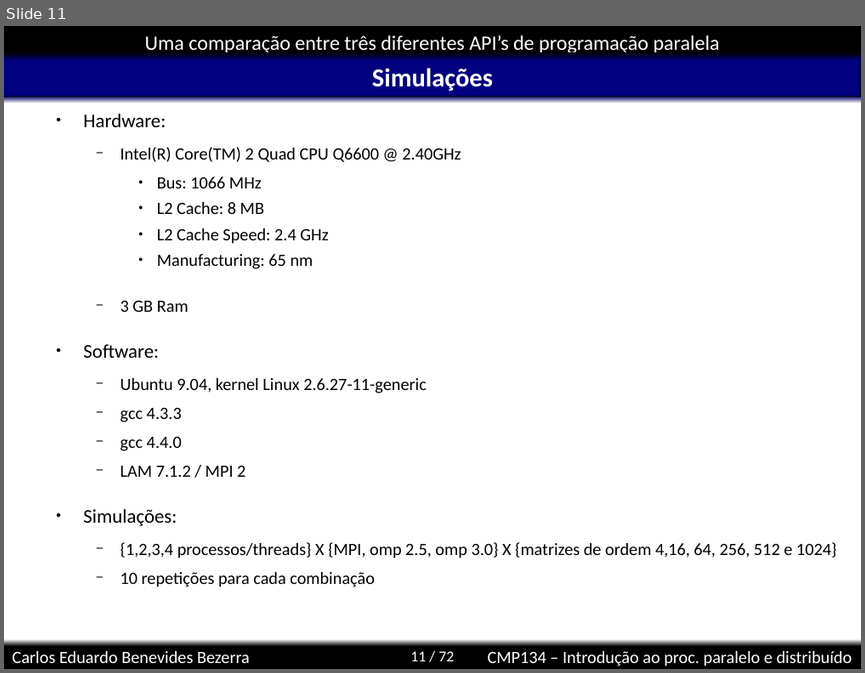
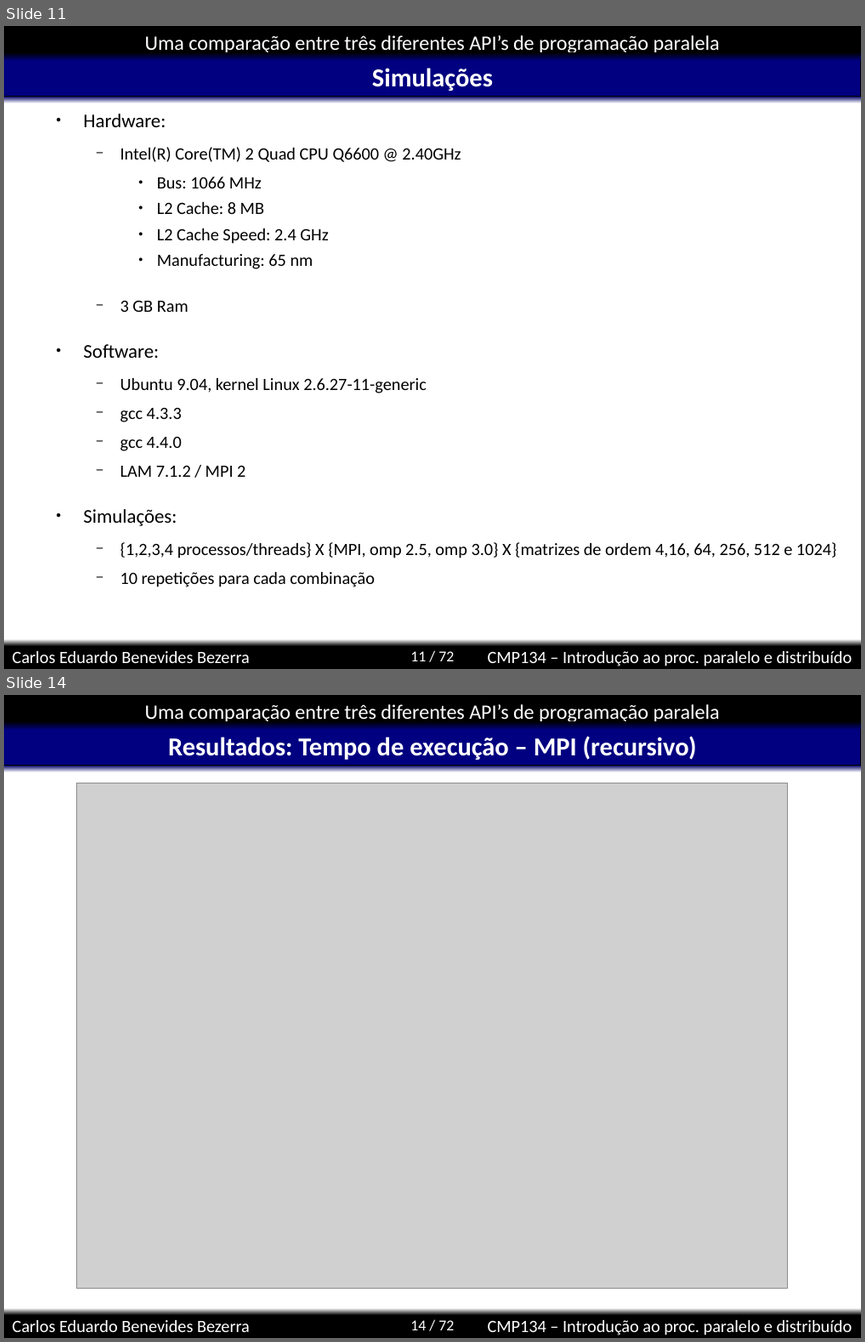
Before and after one commit to kdubezerra/kdubezerra, a slide deck: disciplinas/cmp134/mmat/mmat.ppt. Shown one above the other, each under a label of ours: slide 11 before the commit, slides 11 and 14 after it; the slides between them are not shown. The pictures are 865x673 and 865x1342 pixels, drawn with LibreOffice and Linux fonts; fonts in the diff are those of the drawing; grey boxes stand for pictures; background and template pictures are left out. Boxes give left, top, right and bottom in pixels: in the first picture for what was removed or moved away, otherwise in the second. Text is boxed around its words. In the diff, an @@ line names an element or a change of style, - is before the commit and + after.

```diff
--- a/disciplinas/cmp134/mmat/mmat.ppt
+++ b/disciplinas/cmp134/mmat/mmat.ppt
@@ slide 14 added at [4, 695, 861, 1338], background #FFFFFF; not listed: 8 template elements that a slide beside it also shows @@
@@ title added at [168, 736, 697, 760], 24 pt, text #FFFFFF, bold @@
+Resultados: Tempo de execução – MPI (recursivo)
@@ picture added at [77, 783, 788, 1288] @@
```
Also in this commit, not shown: 9 other slides added, 1 slide removed.
